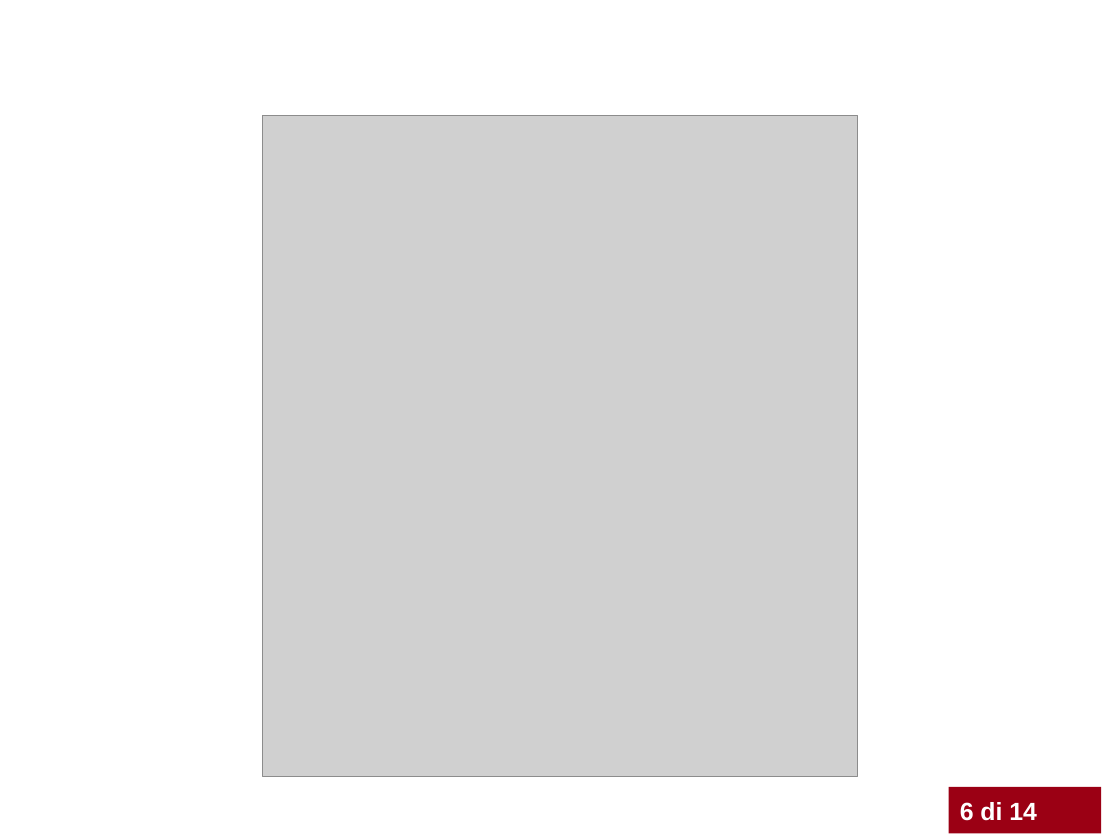
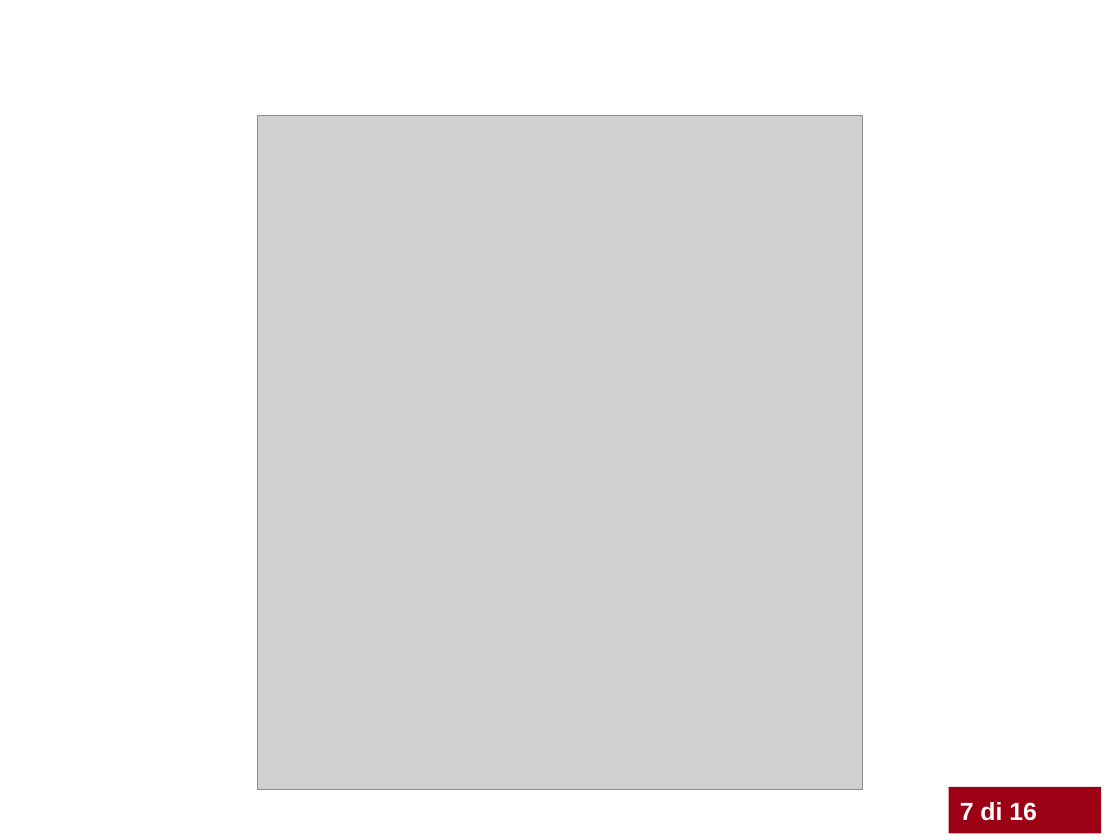
Before and after one commit to rikyb/Qontainer, a slide deck: slide 8 of presentazione/presentazione basso riccardo.pptx (slide 7 before the commit). Drawn at 1120x840 pixels with LibreOffice and Linux fonts; fonts in the diff are those of the drawing; grey boxes stand for pictures; background and template pictures are left out. Boxes give left, top, right and bottom in pixels: in the first picture for what was removed or moved away, otherwise in the second. Text is boxed around its words. In the diff, an @@ line names an element or a change of style, - is before the commit and + after.

```diff
--- a/presentazione/presentazione basso riccardo.pptx
+++ b/presentazione/presentazione basso riccardo.pptx
@@ picture: place and size @@
-picture at [262,115,857,776]
+picture at [258,115,862,790]
@@ text in rectangle at [960,802,1037,821]: text changed @@
-6 di 14
+7 di 16
@@ page number at [1018,809,1045,821]: text changed @@
-7/10
+8/10
```
Also in this commit, not shown: 12 other slides changed, 3 slides added, 1 slide removed, 6 other files.
